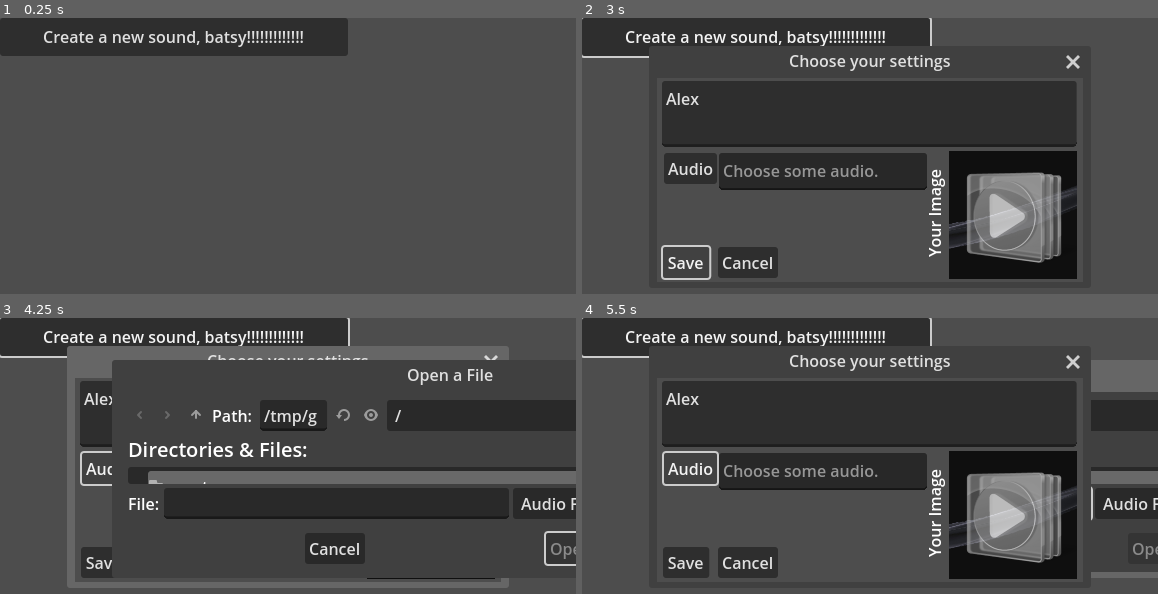
Above: before the commit, frames 1-4 (two rows, left to right).
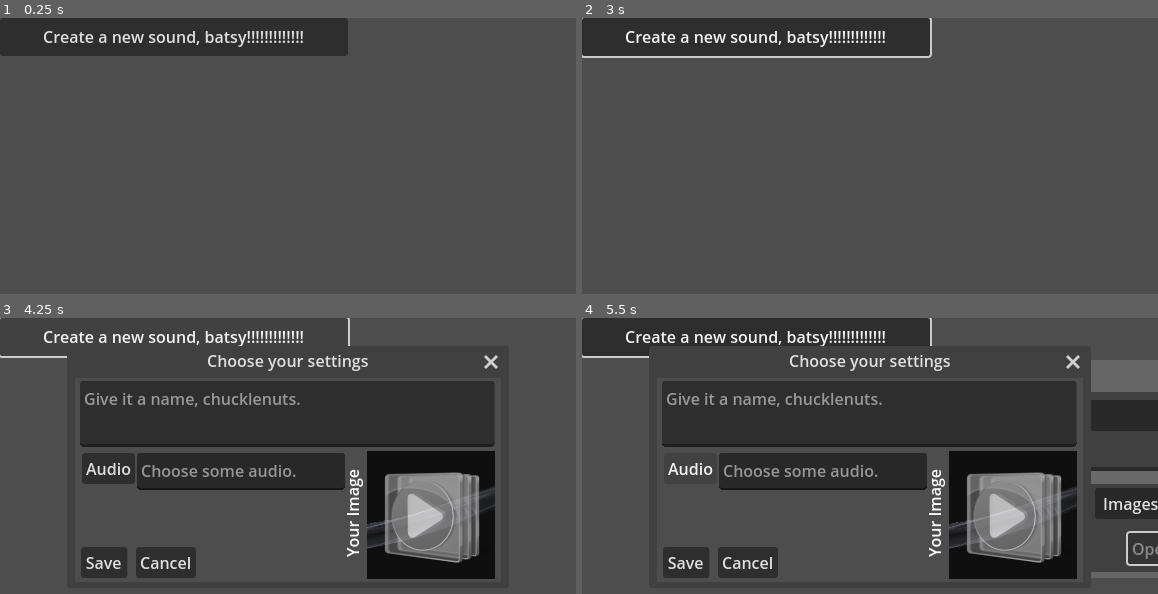
Above: after the commit, the same moments.

Repository: Pacomatic1/Pacos_Simple_GD_Soundboard
Game: Godot game, scene res://assets/scenes/playloadwindow/playaudiowindow.tscn
Same seed, same stepped clock (60 frames per second), same inputs: the game is played once before the commit and once after it.
Inputs (mouse positions are in pixels of both pictures, inside the frame that each line leads up to):
- Up to frame 1 (0.25 s): no input
- Up to frame 2 (3 s): tap Enter at 0.5 s; click "Create a new sound, batsy!!!!…" at 1.25 s; click (870, 114) at 2.02 s; type "Alex" at 2.1 s; click "Save" at 2.75 s
- Up to frame 3 (4.25 s): click "Audio" (after the commit: "Create a new sound, batsy!!!!…") at 3.5 s
- Up to frame 4 (5.5 s): click (1014, 513) at 4.25 s; click "Audio" at 5 s

The runs differ from the first frame. In frame 1, less than 0.1% of the frame differs, in the area x 34-35%, y 8-10%; in frame 2, 35%, in the area x 11-87%, y 8-95%; in frame 3, 31%; in frame 4, 1.3%.
Error before the commit: Attempt to call function 'store_string' in base 'null instance' on a null instance. (res://assets/scenes/globalmodule/globalthingscode.gd:22)

Commit message:
Did some small changes
Some UI adjustments and some placeholders changed. Nothing major.

Diff:
--- a/assets/scenes/globalmodule/globalthingscode.gd
+++ b/assets/scenes/globalmodule/globalthingscode.gd
@@ -1,15 +1,14 @@
 extends Node
 signal sound_has_been_saved
-var CurrentProfile = "add profiles please"
+var CurrentProfile = "add profiles sometime"
 func mod_or_save_sound_effects(SoundTitle: String, UniqueSoundID: String, ImagePath: String, AudioPath: String):
 	# Add the directories in case it's their first time.
 	# It's done one by one because it doesn't work in bulk. I hate it too.
 	print("Making needed directories...")
 	DirAccess.make_dir_absolute("user://profiles")
 	DirAccess.make_dir_absolute("user://profiles/" + CurrentProfile)
-	DirAccess.make_dir_absolute("user://profiles/" + CurrentProfile + "/soundeffets/" )
-	DirAccess.make_dir_absolute("user://profiles/" + CurrentProfile + "/soundeffets/" + UniqueSoundID)
-
+	DirAccess.make_dir_absolute("user://profiles/" + CurrentProfile + "/soundeffects/" )
+	DirAccess.make_dir_absolute("user://profiles/" + CurrentProfile + "/soundeffects/" + UniqueSoundID)
 
 
 	print("Saving sound...")
@@ -19,9 +18,15 @@
 	print("Audio Path: " + AudioPath)
 	# This part will start with the title.
 	var titlefile = FileAccess.open("user://profiles/" + CurrentProfile + "/soundeffects/" + UniqueSoundID + "/title.txt", FileAccess.WRITE)
-	titlefile.store_string("stong")
+	titlefile.store_string(SoundTitle)
 	emit_signal("sound_has_been_saved")
+	# Now for the image.
+	var ImageToStore = Image.new()
+	Image.load_from_file(ImagePath)
+	# TODO: Convert from thingy to PNG
+	ImageToStore.save_png("user://profiles/" + CurrentProfile + "/soundeffects/" + UniqueSoundID + "/")
 	print("Save complete.")
+	print("You can find the sound at " + "user://profiles/" + CurrentProfile + "/soundeffects/" + UniqueSoundID)
 func PlayAudioFile(pathtofile):
 	# Call this function, with whatever path you desire. Then it will do the thing.
 	# By the way, the path can come from anywhere, like the root of the drive. Yay!
--- a/assets/scenes/playloadwindow/playaudiowindow.tscn
+++ b/assets/scenes/playloadwindow/playaudiowindow.tscn
@@ -20,9 +20,12 @@
 grow_vertical = 2
 
 [node name="Button" type="Button" parent="UIparent"]
-layout_mode = 0
-offset_right = 348.0
-offset_bottom = 38.0
+layout_mode = 1
+anchors_preset = -1
+anchor_right = 0.604
+anchor_bottom = 0.117
+offset_right = 0.0959778
+offset_bottom = 0.0919991
 text = "Create a new sound, batsy!!!!!!!!!!!!!"
 
 [connection signal="pressed" from="UIparent/Button" to="." method="when_new_sound_button_pressed"]
